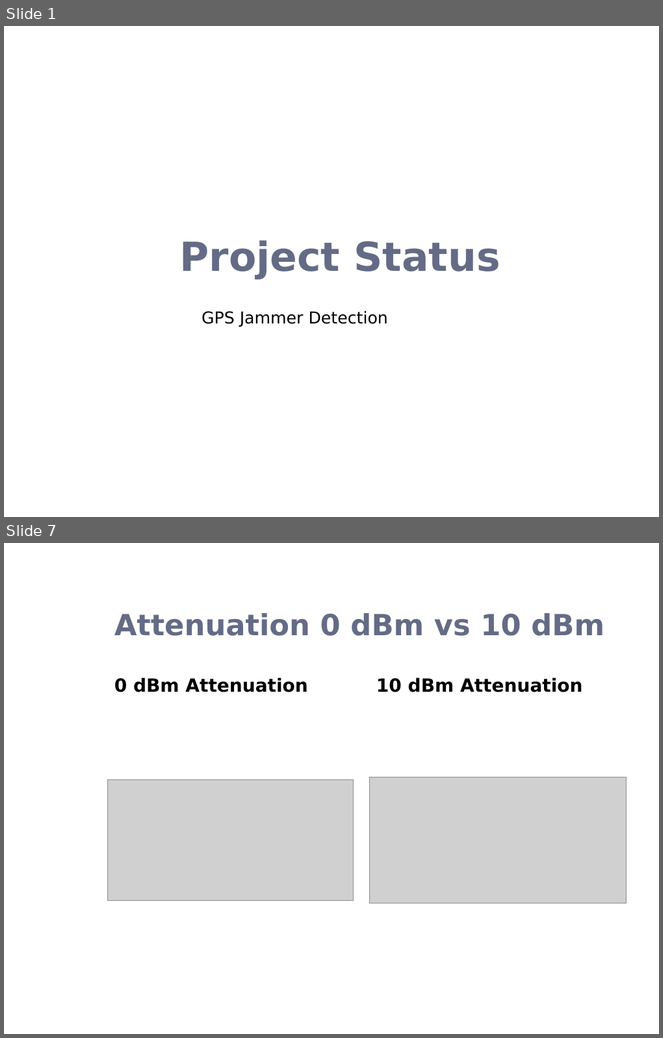
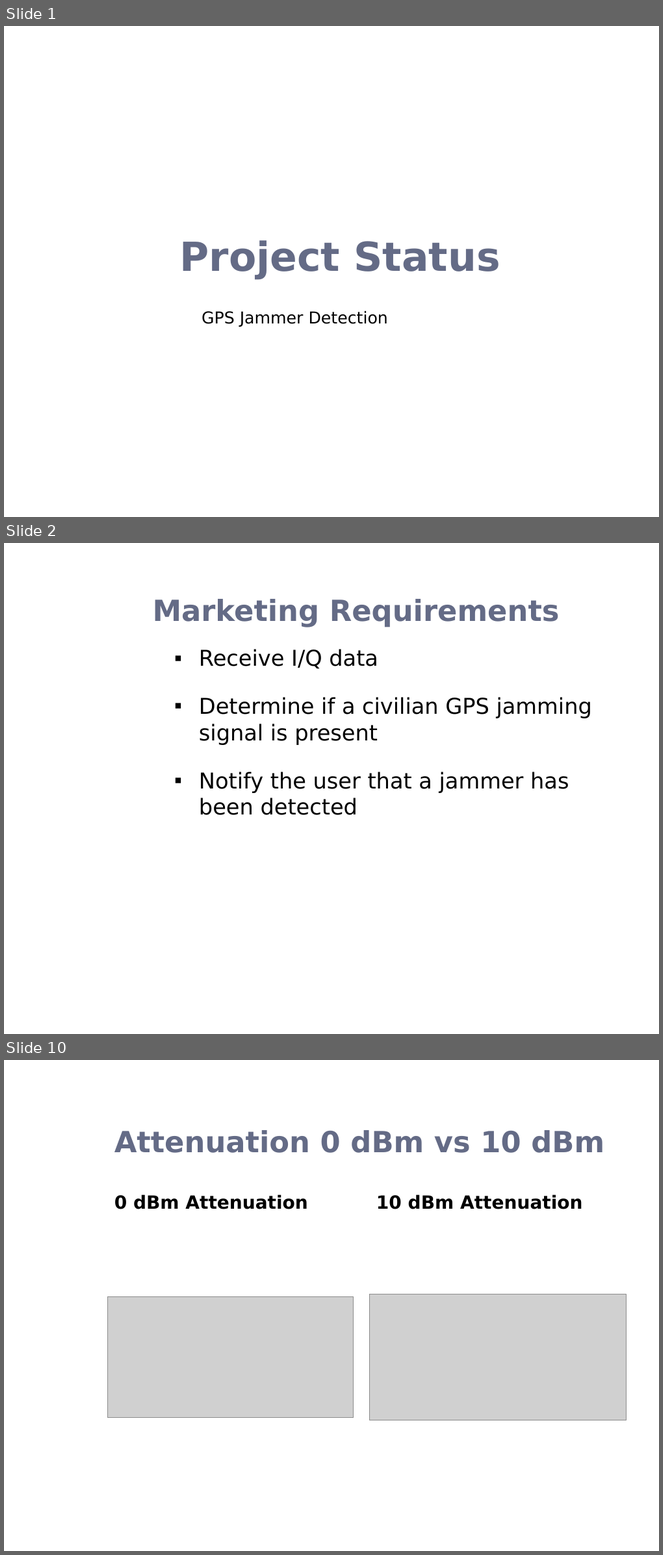
Before and after one commit to esayers/capstone-schwarz, a slide deck: Documentation/Project Update.pptx. Shown one above the other, each under a label of ours: slides 1 and 7 before the commit, slides 1, 2 and 10 after it; the slides between them are not shown. The pictures are 663x1038 and 663x1555 pixels, drawn with LibreOffice and Linux fonts; fonts in the diff are those of the drawing; grey boxes stand for pictures; background and template pictures are left out. Boxes give left, top, right and bottom in pixels: in the first picture for what was removed or moved away, otherwise in the second. Text is boxed around its words. In the diff, an @@ line names an element or a change of style, - is before the commit and + after.

```diff
--- a/Documentation/Project Update.pptx
+++ b/Documentation/Project Update.pptx
@@ slide 2 added at <box>4,543,659,1034</box>, background picture (left out) @@
@@ title added at <box>153,599,560,627</box>, 32 pt, text #646B86, bold @@
+Marketing Requirements
@@ text added at <box>199,649,592,815</box>, 24 pt, text #000000 @@
+▪ Receive I/Q data
+▪ Determine if a civilian GPS jamming signal is present
+▪ Notify the user that a jammer has been detected
@@ what was slide 7 is now slide 10 @@
```
Also in this commit, not shown: 2 slides changed, 7 other slides added, 5 slides removed, 2 other files.
